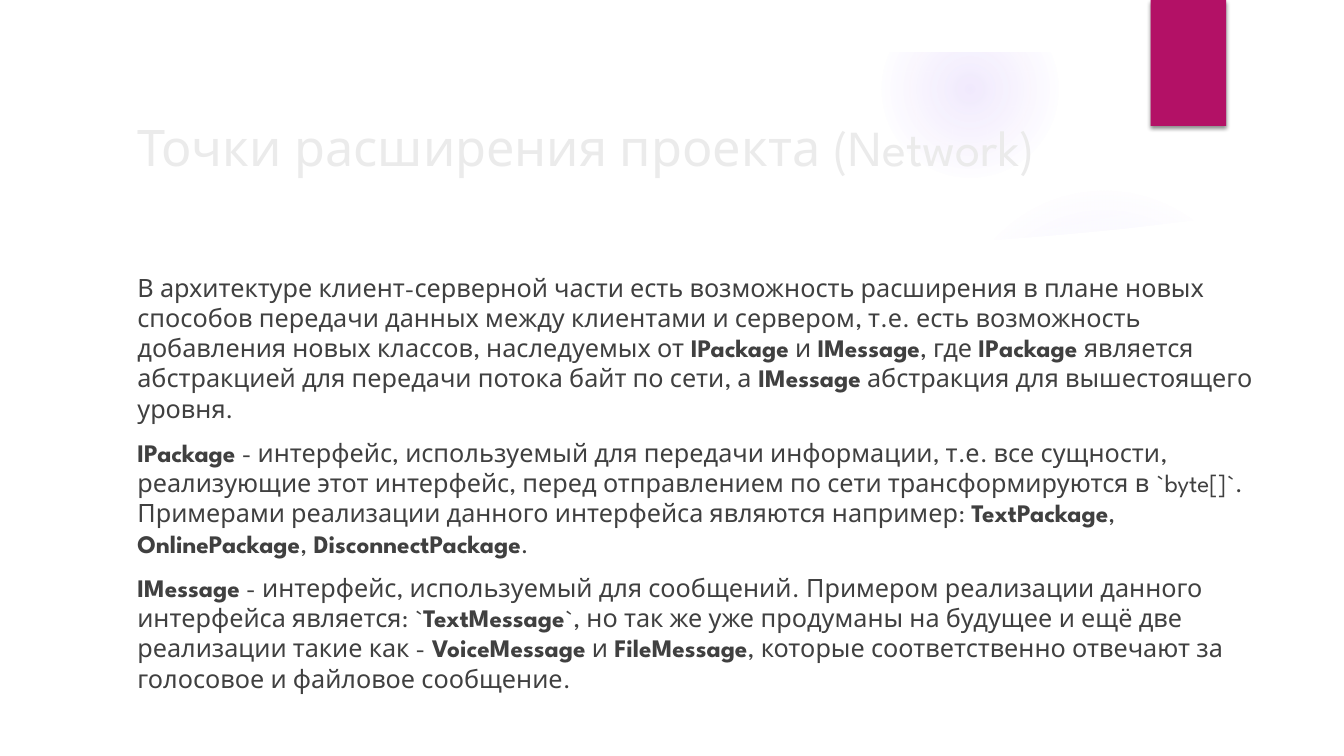
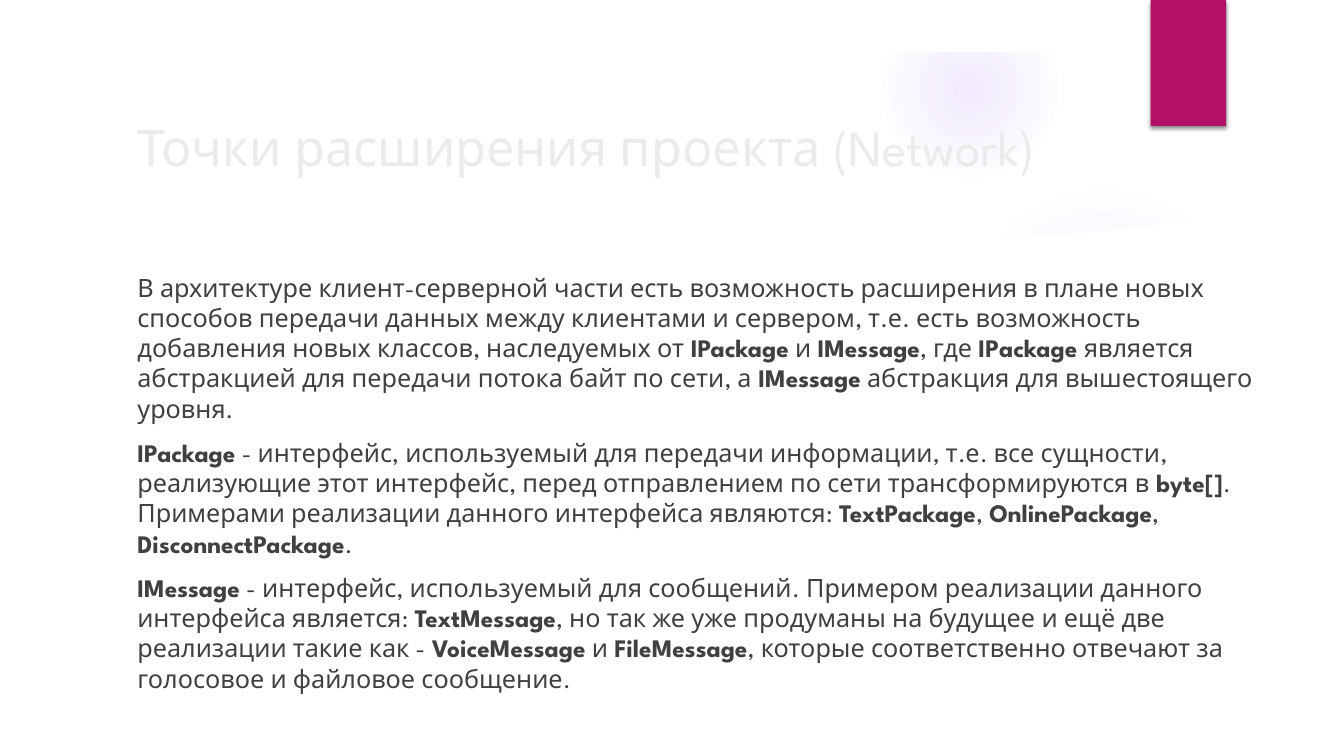
Before and after one commit to DrunkBearEKB/Telepuziki-Chat, a slide deck: slide 4 of Telepuziki-Chat.pptx. Drawn at 1344x756 pixels with LibreOffice and Linux fonts; fonts in the diff are those of the drawing; background and template pictures are left out. Boxes give left, top, right and bottom in pixels: in the first picture for what was removed or moved away, otherwise in the second. Text is boxed around its words. In the diff, an @@ line names an element or a change of style, - is before the commit and + after.

Commit message:
last fixes(3)...

```diff
--- a/Telepuziki-Chat.pptx
+++ b/Telepuziki-Chat.pptx
@@ text at <box>137,443,1231,663</box>: text changed @@
-IPackage - интерфейс, используемый для передачи информации, т.е. все сущности, реализующие этот интерфейс, перед отправлением по сети трансформируются в `byte[]`. Примерами реализации данного интерфейса являются например: TextPackage, OnlinePackage, DisconnectPackage.
-IMessage - интерфейс, используемый для сообщений. Примером реализации данного интерфейса является: `TextMessage`, но так же уже продуманы на будущее и ещё две реализации такие как - VoiceMessage и FileMessage, которые соответственно отвечают за голосовое и файловое сообщение.
+IPackage - интерфейс, используемый для передачи информации, т.е. все сущности, реализующие этот интерфейс, перед отправлением по сети трансформируются в byte[]. Примерами реализации данного интерфейса являются: TextPackage, OnlinePackage, DisconnectPackage.
+IMessage - интерфейс, используемый для сообщений. Примером реализации данного интерфейса является: TextMessage, но так же уже продуманы на будущее и ещё две реализации такие как - VoiceMessage и FileMessage, которые соответственно отвечают за голосовое и файловое сообщение.
```
